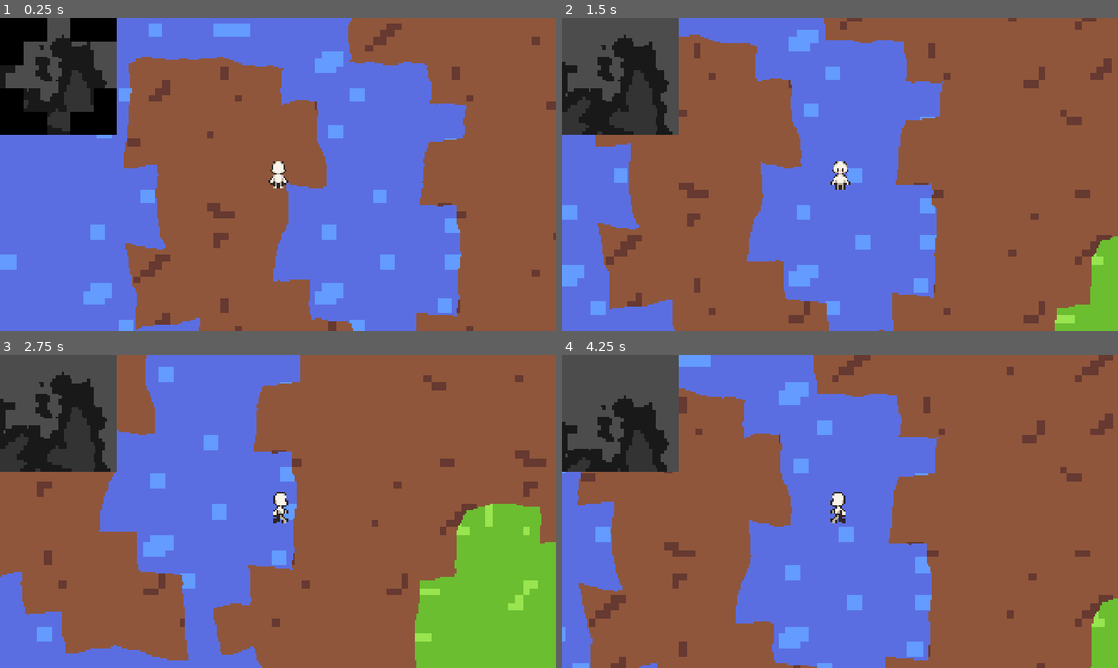
Above: before the commit, frames 1-4 (two rows, left to right).
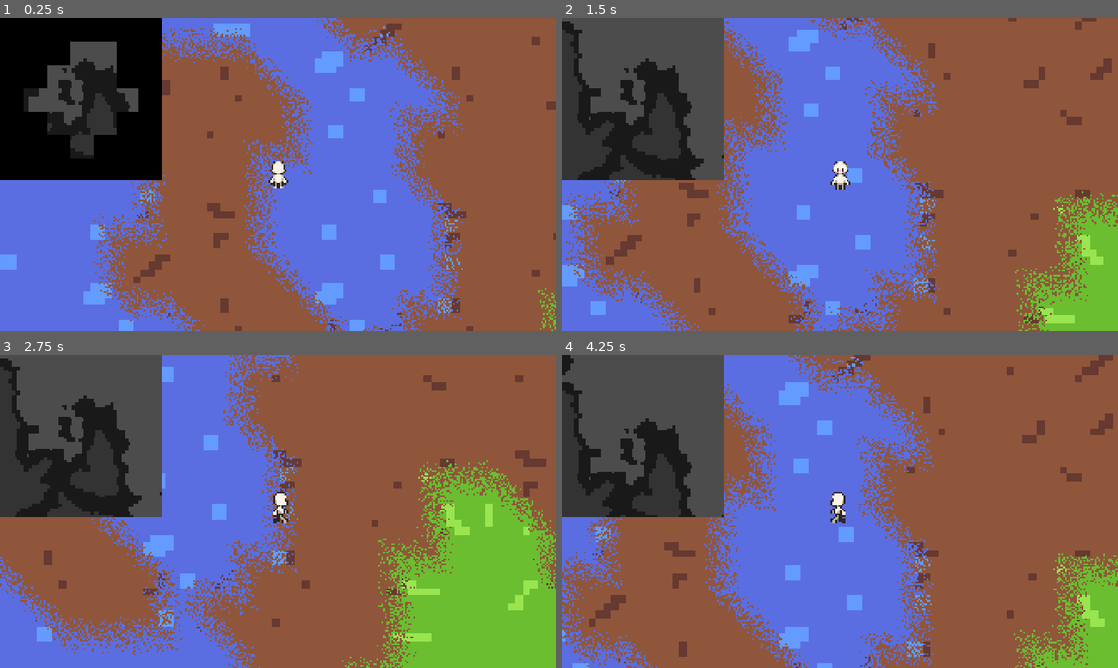
Above: after the commit, the same moments.

Repository: zzxn/rim-lab
Game: Godot game, scene res://scenes/main.tscn
Same seed, same stepped clock (60 frames per second), same inputs: the game is played once before the commit and once after it.
Inputs (mouse positions are in pixels of both pictures, inside the frame that each line leads up to):
- Up to frame 1 (0.25 s): no input
- Up to frame 2 (1.5 s): move the mouse to (962, 158) at 0.52 s; hold D (move_right) 0.53-1.28 s; hold Mouse wheel up (zoom_in) 0.53-1.28 s; move the mouse to (728, 190) at 1.27 s; hold S (move_down) from 1.28 s (still down); tap Mouse wheel down (zoom_out) at 1.35 s
- Up to frame 3 (2.75 s): move the mouse to (333, 442) at 2.02 s; release S (move_down) at 2.03 s; hold D (move_right) from 2.03 s (still down); hold Mouse wheel up (zoom_in) from 2.03 s (still down)
- Up to frame 4 (4.25 s): move the mouse to (812, 574) at 2.77 s; release D (move_right) at 2.78 s; release Mouse wheel up (zoom_in) at 2.78 s; hold W (move_up) 2.78-3.53 s; tap Mouse wheel down (zoom_out) at 2.85 s; move the mouse to (1006, 558) at 3.52 s; hold A (move_left) from 3.53 s (still down); hold Mouse wheel up (zoom_in) from 3.53 s (still down)

The runs differ from the first frame. In frame 1, 21% of the frame differs, in the area x 0-100%, y 0-100%; in frame 2, 23%; in frame 3, 22%; in frame 4, 22%.

Commit message:
feat: active area size irrelated blend effect

Diff:
--- a/scripts/game_controller.gd
+++ b/scripts/game_controller.gd
@@ -20,9 +20,9 @@
 var curr_block_dict: Dictionary = {}
 var generate_task_dict: Dictionary = {} # key: block_pos, value: task_id
 
-const LOAD_DISTANCE = 4
+const LOAD_DISTANCE = 6
 
-const ACTIVE_DISTANCE = min(LOAD_DISTANCE, 2)
+const ACTIVE_DISTANCE = min(LOAD_DISTANCE, 3)
 var active_world_start: Vector2
 var active_world_end: Vector2
 
--- a/shaders/tile.gdshader
+++ b/shaders/tile.gdshader
@@ -28,18 +28,18 @@
 	if (world_position.x >= active_world_start.x && world_position.x < active_world_end.x && world_position.y >= active_world_start.y && world_position.y < active_world_end.y) {
 		// vec2 distort_coords = terrain_texture_coords + 0.02 * random(round(world_position));
 
-		int bend_type = 2;
+		int bend_type = 1;
 		vec2 distort = vec2(0.0);
 		switch (bend_type) {
 			case 1: // brush
-				distort = vec2(0.02 * random(round(world_position)));
+				distort = vec2(random(round(world_position)));
 				break;
 			case 2: // hand-draw
-				distort =  (texture(noise, world_position * 0.001).rg - 0.5) * 0.03;
+				distort =  (texture(noise, world_position * 0.001).rg - 0.5);
 				break;
 		}
 
-		float terrain_type = texture(terrain_type_data, terrain_texture_coords + distort).r * 10.0;
+		float terrain_type = texture(terrain_type_data, terrain_texture_coords + distort * 32.0 / (active_world_end - active_world_start)).r * 10.0;
 		COLOR = texture(terrain_textures, vec3(fract(world_position * 0.005), terrain_type));
 		// COLOR
 		// COLOR.rgb = texture(terrain_type_data, terrain_texture_coords).rgb;
